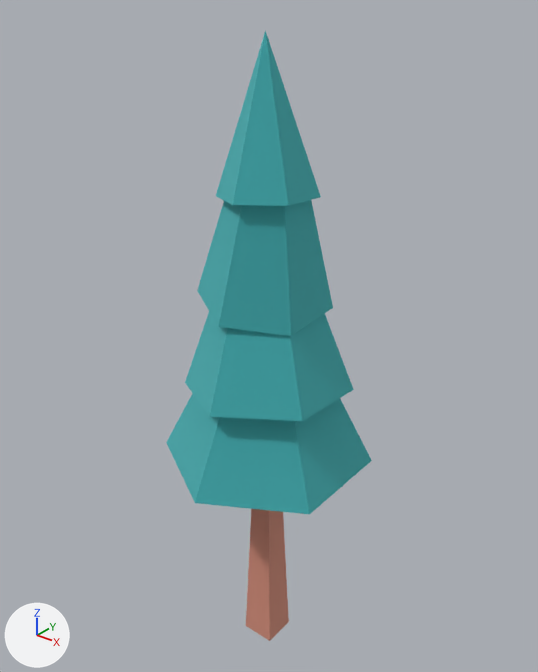
Two versions of the glTF model public/models/nf2/nature/tree_pineTallC.glb, one commit apart.
Rendered twice from a 50 mm lens placed at (1.042, -1.294, 1.725), pointed at (-0.029, 0.045, 0.895). Arrows for +X, +Y and +Z are at lower left; the lights stay in place. The older version comes first. Where no turn or scale is listed for an object, it has been applied to the vertices.

Names of what the first picture shows: 'tree_pineTallC'.
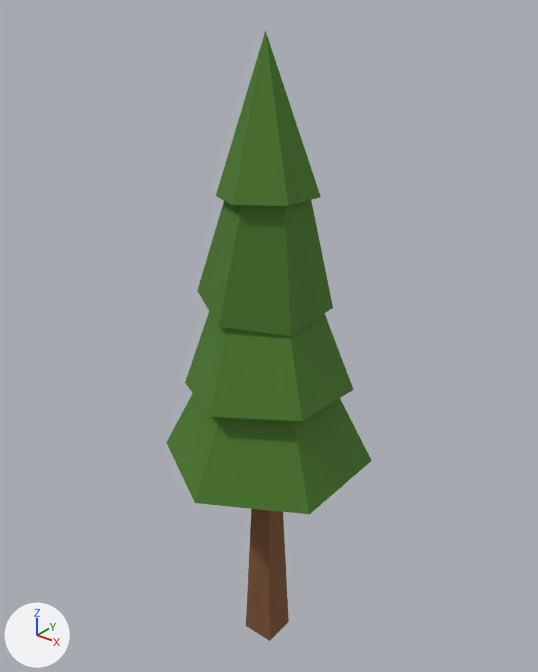
What changed in the scene script:
```text
Change mat_leafsdark:
    mat_leafsdark.metallic: 1.0 -> 0.0
    mat_leafsdark.base_color: (0.169, 0.651, 0.667) -> (0.0685, 0.195, 0.0222)  # cyan #72d3d5 -> dark green #4a7a29
Change mat_woodbarkdark:
    mat_woodbarkdark.metallic: 1.0 -> 0.0
    mat_woodbarkdark.base_color: (0.8, 0.463, 0.369) -> (0.205, 0.0887, 0.0319)  # beige #e7b5a4 -> brown #7d5432
Remove ob_tmpparent:
    ob_tmpparent = bpy.data.objects.new('tmpParent', None)
    ob_tmpparent.location = (0.0, 0.0, 0.0)
```

Location of each change, (x1, y1, x2, y2) in pixels of the pictures (538 x 672 px):
'tree_pineTallC', recoloured, surface changed (cyan to dark green): (166, 30, 372, 641) in both
